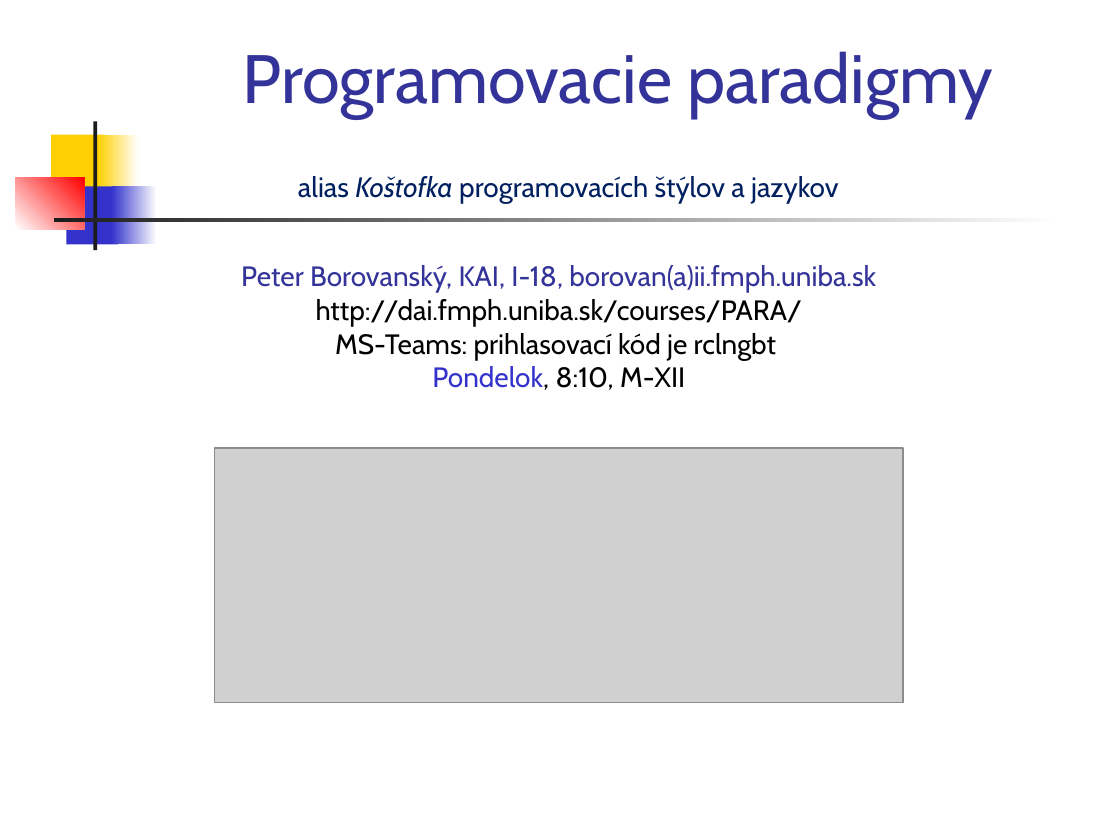
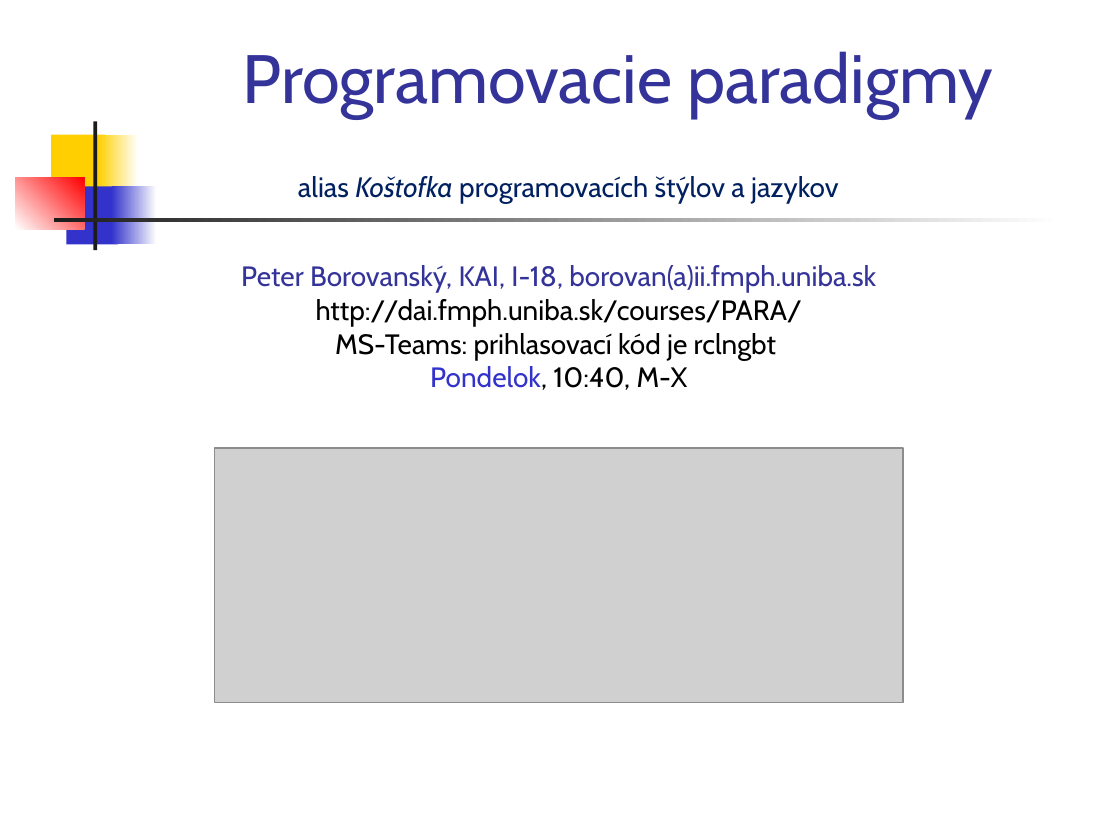
Before and after one commit to paradigmy/Prednasky, a slide deck: slide 1 of 01/uvod.ppt. Drawn at 1120x840 pixels with LibreOffice and Linux fonts; fonts in the diff are those of the drawing; grey boxes stand for pictures. Boxes give left, top, right and bottom in pixels: in the first picture for what was removed or moved away, otherwise in the second. Text is boxed around its words. In the diff, an @@ line names an element or a change of style, - is before the commit and + after.

```diff
--- a/01/uvod.ppt
+++ b/01/uvod.ppt
@@ text at bbox=[430, 366, 688, 390]: text changed @@
-Pondelok, 8:10, M-XII
+Pondelok, 10:40, M-X
```
Also in this commit, not shown: 1 other slide changed, 1 other file.
